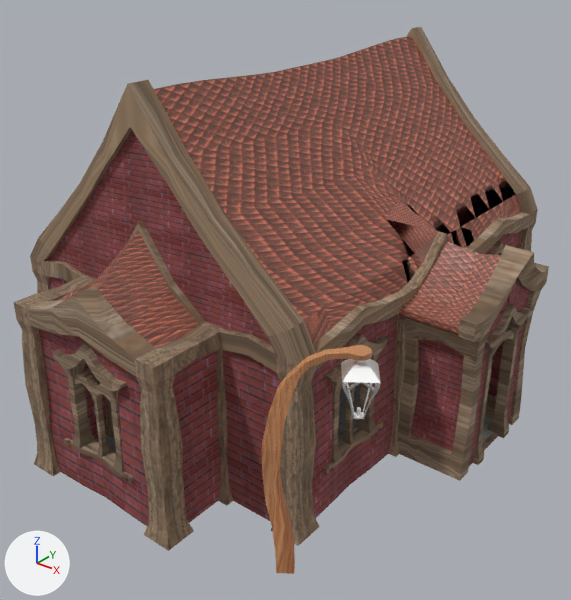
A saved change to the glTF model Assets/Models/House/Fantasy_House.glb.
The view is the same before and after, from a 50 mm lens placed at (8.3, -21.1, 15.8), pointed at (-7.4, -1.5, 3.6). Lighting does not change. The marker at lower left points along +X, +Y and +Z. Where no turn or scale is listed for an object, it has been applied to the vertices. Vertices at the same position are counted once.

Objects in the first picture: 'House', 'Lantern'.
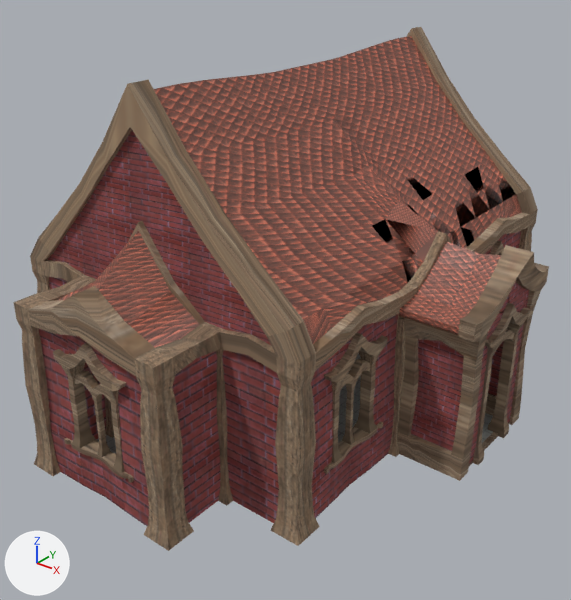
Where the newer file only moved an object's origin or applied its transform, the numbers keep the older frame.

The change in detail:
me_cube_003 has 5627 vertices, 11778 faces and spans x -2.3..13.7, y -14.5..5.5, z -1.5..10.5.
me_cube_003 is used by ob_house; location (-13.0, 4.5, 1.4).
me_cube_003 part 1: 253 of the faces centred in x 2.1..13.3, y -14.3..5.4, z -1.4..9.5 are now shaded smooth.
Object 'Lantern' (ob_lantern) is deleted.

Where the change shows, as pixel boxes [x1, y1, x2, y2] in the pictures (571 x 600 px):
'Lantern', deleted (brown)
    before: [261, 345, 381, 574]
    faces in mat_wood_002 (picture img_wood_fine_2): [261, 345, 372, 574]
    faces in mat_lantern (white #ffffff): [341, 359, 381, 419]
part 1 of me_cube_003, shading changed
    both: [67, 56, 499, 473]
